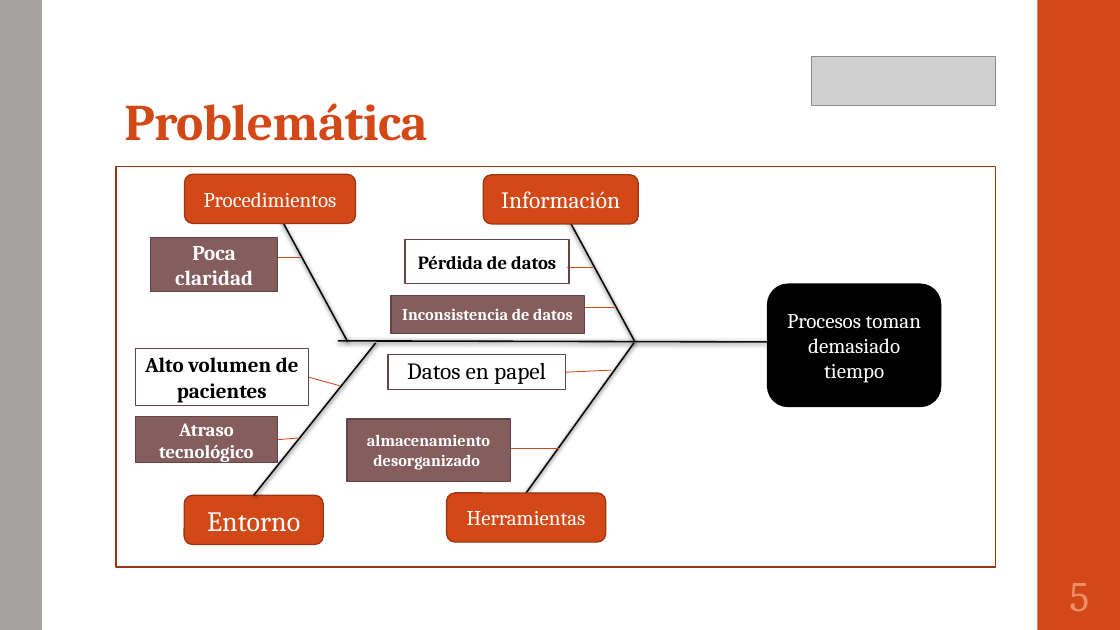
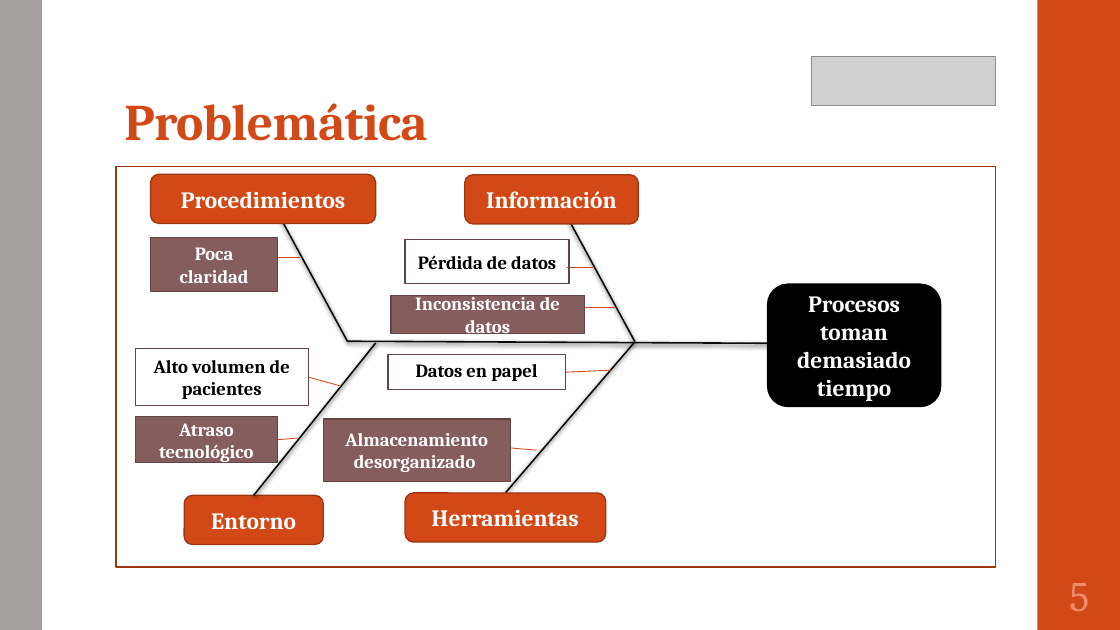
Before and after one commit to portafolio2016/hipocrates, a slide deck: slide 6 of docs/plan-de-proyecto/presentacion_caso.pptx. Drawn at 1120x630 pixels with LibreOffice and Linux fonts; fonts in the diff are those of the drawing; grey boxes stand for pictures. Boxes give left, top, right and bottom in pixels: in the first picture for what was removed or moved away, otherwise in the second. Text is boxed around its words. In the diff, an @@ line names an element or a change of style, - is before the commit and + after.

Commit message:
Segundo Fix de Ishikawa
Se arregló el tamaño de fuente para la presentación de caso PPT.

```diff
--- a/docs/plan-de-proyecto/presentacion_caso.pptx
+++ b/docs/plan-de-proyecto/presentacion_caso.pptx
@@ size 18 to 20 pt, bold on in 3 elements at [768, 284, 941, 407], [405, 493, 606, 543], [150, 175, 376, 224] @@
@@ rounded rectangle "Procedimientos": place and size @@
-rounded rectangle "Procedimientos" at [185, 175, 356, 224]
+rounded rectangle "Procedimientos" at [150, 175, 376, 224]
@@ rounded rectangle "Información": place and size @@
-rounded rectangle "Información" at [483, 175, 639, 224]
+rounded rectangle "Información" at [465, 175, 639, 224]
@@ rounded rectangle "Información" at [465, 175, 639, 224]: bold on @@
@@ rectangle "Poca claridad" at [150, 238, 277, 292]: size 18 to 16 pt @@
@@ rectangle "Inconsistencia de datos" at [391, 295, 584, 334]: size 14 to 16 pt @@
@@ rectangle "Alto volumen de pacientes" at [135, 349, 308, 406]: size 18 to 16 pt @@
@@ line moved from (338, 341) - (767, 342) to (348, 341) - (776, 344) @@
@@ rectangle "Datos en papel" at [388, 355, 565, 390]: size 20 to 16 pt, bold on @@
@@ line moved from (526, 493) - (634, 343) to (506, 493) - (634, 343) @@
@@ rectangle "Almacenamiento desorganizado": place and size @@
-rectangle "Almacenamiento desorganizado" at [347, 419, 510, 481]
+rectangle "Almacenamiento desorganizado" at [323, 419, 511, 481]
@@ text in rectangle at [345, 433, 488, 472]: text changed; size 14 to 16 pt @@
-almacenamiento desorganizado
+Almacenamiento desorganizado
@@ line moved from (511, 448) - (560, 448) to (511, 448) - (537, 450) @@
@@ rounded rectangle "Entorno" at [184, 496, 323, 545]: size 24 to 20 pt, bold on @@
@@ rounded rectangle "Herramientas": place and size @@
-rounded rectangle "Herramientas" at [447, 493, 606, 543]
+rounded rectangle "Herramientas" at [405, 493, 606, 543]
```
